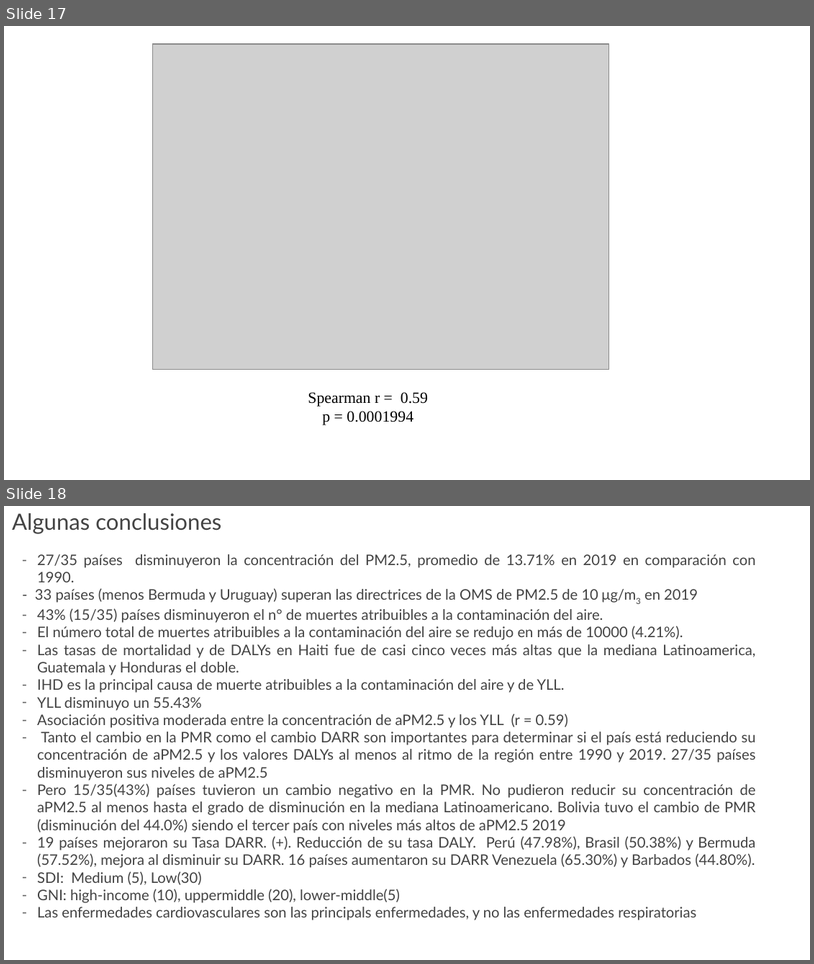
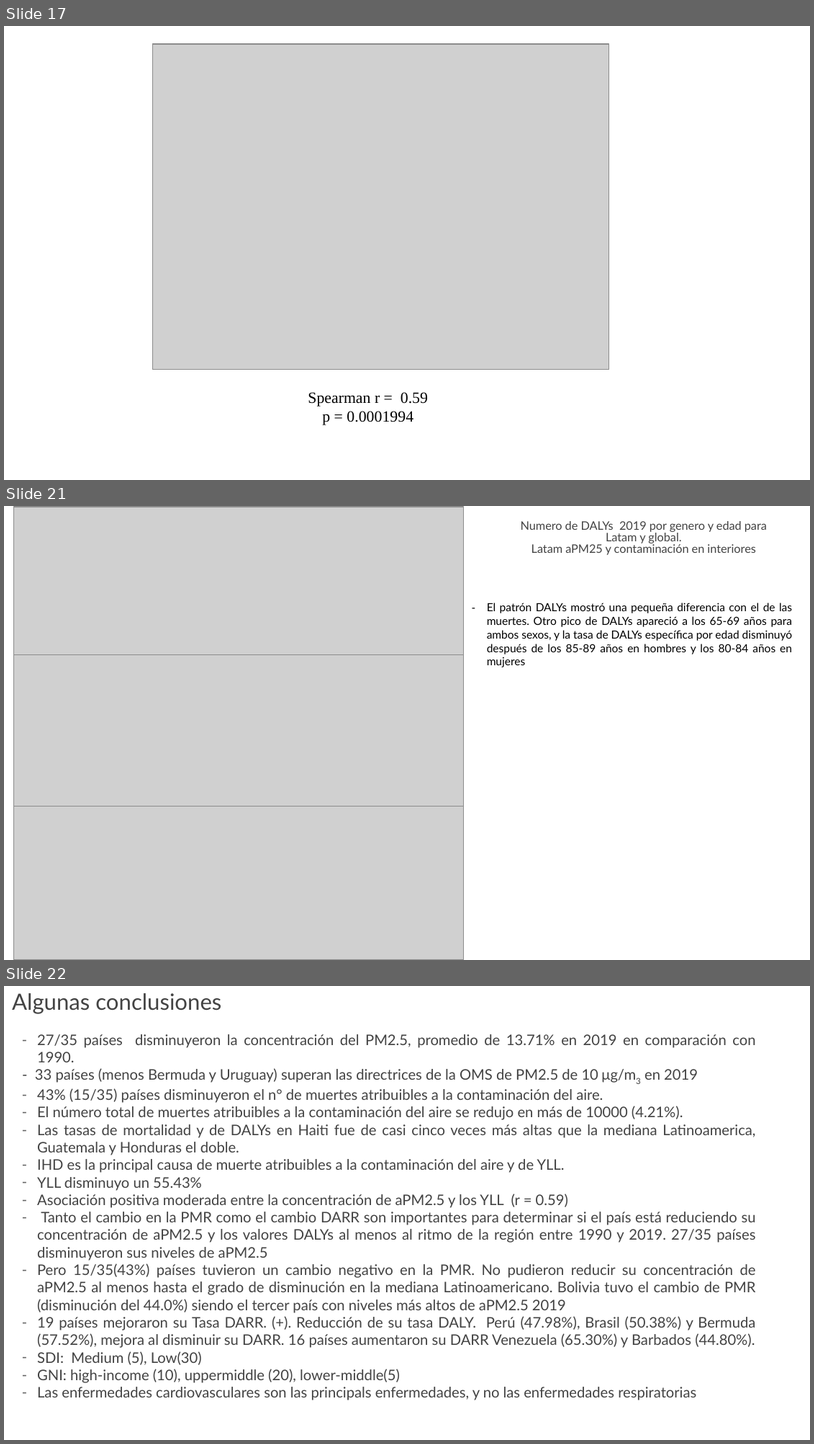
Before and after one commit to joseurquiza88/Health-impacts-AirPollution, a slide deck: Resumen.pptx. Shown one above the other, each under a label of ours: slides 17 and 18 before the commit, slides 17, 21 and 22 after it; the slides between them are not shown. The pictures are 814x964 and 814x1444 pixels, drawn with LibreOffice and Linux fonts; fonts in the diff are those of the drawing; grey boxes stand for pictures; background and template pictures are left out. Boxes give left, top, right and bottom in pixels: in the first picture for what was removed or moved away, otherwise in the second. Text is boxed around its words. In the diff, an @@ line names an element or a change of style, - is before the commit and + after.

Commit message:
Gender-ages Latam

```diff
--- a/Resumen.pptx
+++ b/Resumen.pptx
@@ slide 21 added at (4,506,810,960), background picture (left out) @@
@@ picture added at (13,507,465,667) @@
@@ title added at (521,521,767,555), 10.5 pt, text #434343 @@
+Numero de DALYs 2019 por genero y edad para Latam y global.
+Latam aPM25 y contaminación en interiores
@@ text added at (487,602,793,667), 10 pt, text #000000 @@
+– El patrón DALYs mostró una pequeña diferencia con el de las muertes. Otro pico de DALYs apareció a los 65-69 años para ambos sexos, y la tasa de DALYs específica por edad disminuyó después de los 85-89 años en hombres y los 80-84 años en mujeres
@@ picture added at (13,654,465,808) @@
@@ picture added at (13,806,465,959) @@
@@ what was slide 18 is now slide 22 @@
```
Also in this commit, not shown: 4 other slides added, 5 other files.
